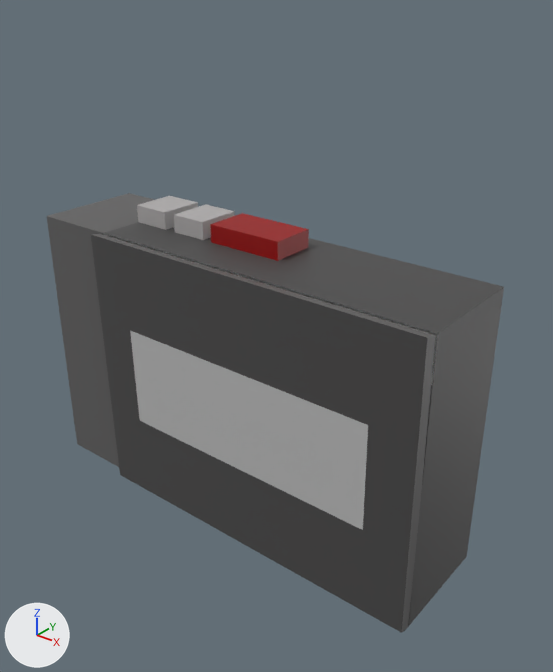
Renders of the FBX model Installation Development Project/Assets/3D Models/CassetPlayer.fbx from each side of a commit.
Both versions are drawn from a 50 mm lens placed at (1.673, -0.464, 0.667), pointed at (0.975, 0.408, 0.126). Lighting does not change. The marker at lower left points along +X, +Y and +Z. Both versions are drawn at frame 10 of the action 'Take 001'; the numbers are the values there.
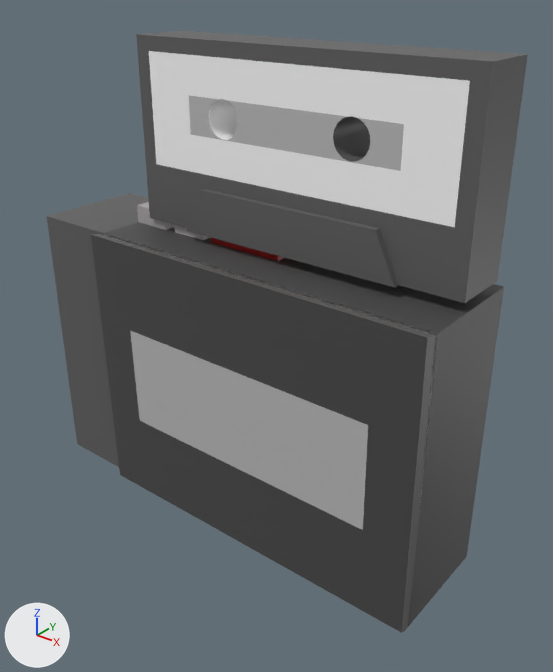
Pixel boxes (x1, y1, x2, y2) of what changed, in the pictures (553 x 672 px):
'pCube8', moved: before (419, 385, 432, 513); after (136, 31, 528, 303)

What changed in the scene script:
```text
Change ob_pcube8:
    ob_pcube8.location: (0.989, 0.386, -0.017) -> (0.989, 0.457, 0.417)
```
